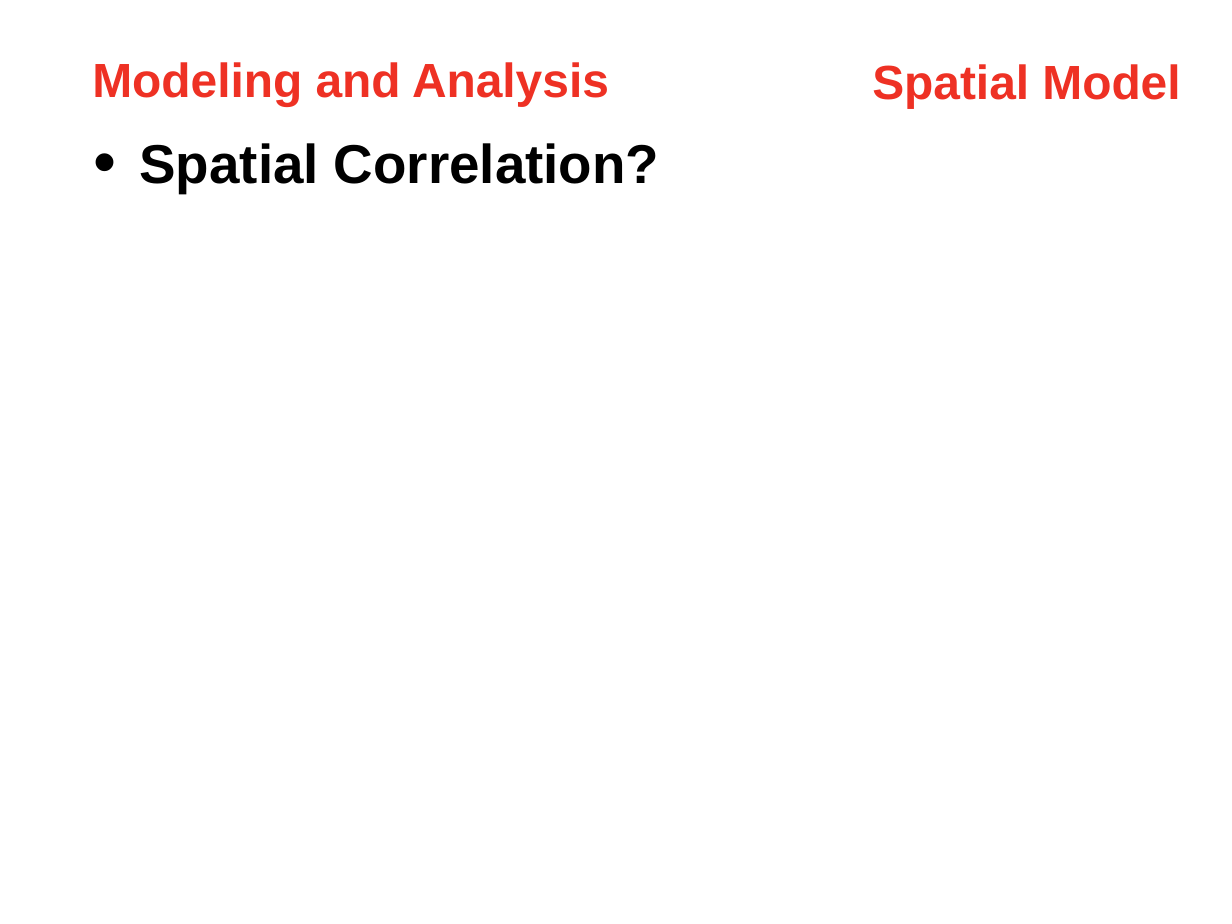
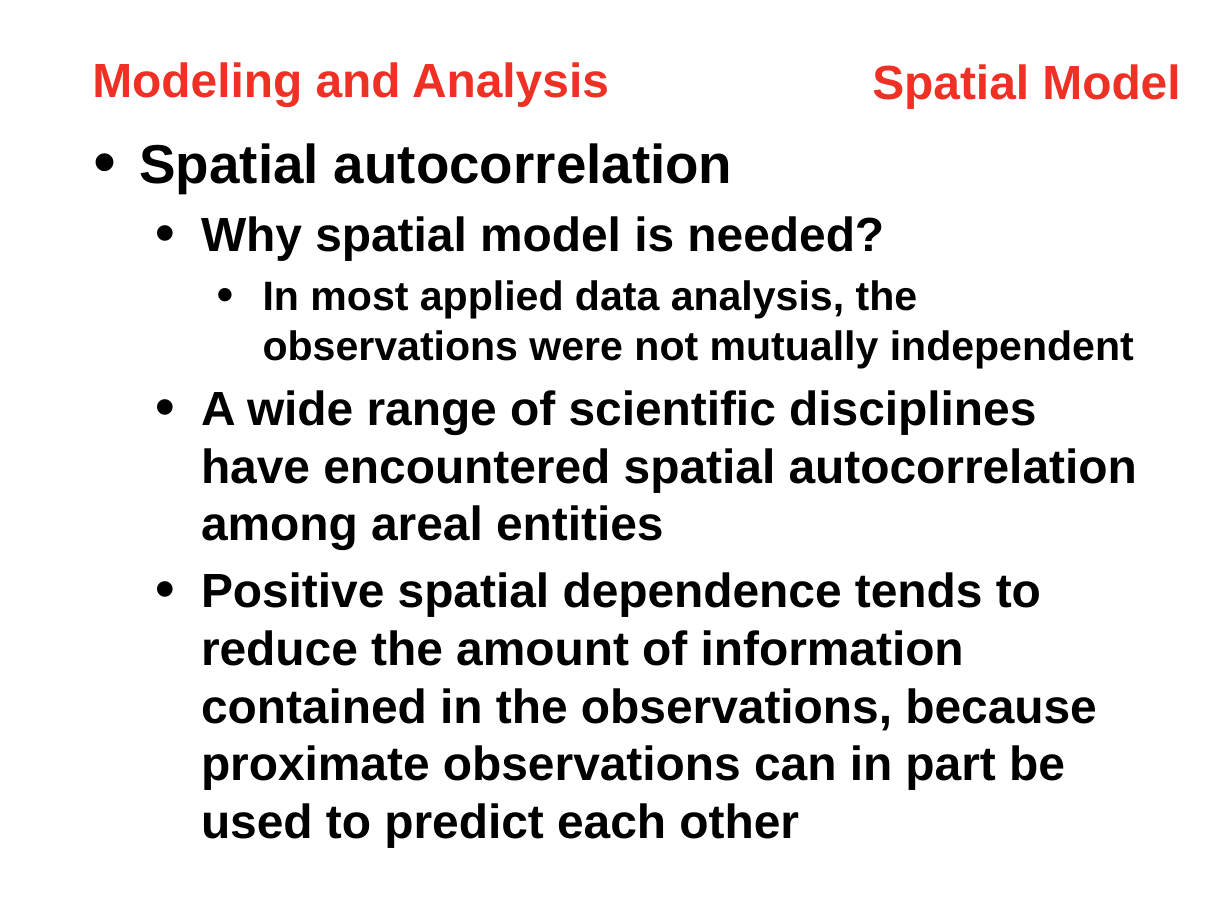
Before and after one commit to linghend/PPR, a slide deck: slide 61 of RentIndex/6_Presentation/RentIndex.pptx. Drawn at 1232x924 pixels with LibreOffice and Linux fonts; fonts in the diff are those of the drawing. Boxes give left, top, right and bottom in pixels: in the first picture for what was removed or moved away, otherwise in the second. Text is boxed around its words. In the diff, an @@ line names an element or a change of style, - is before the commit and + after.

```diff
--- a/RentIndex/6_Presentation/RentIndex.pptx
+++ b/RentIndex/6_Presentation/RentIndex.pptx
@@ text at [139,143,1137,847]: text changed; size 32 to 28 pt @@
-• Spatial Correlation?
+• Spatial autocorrelation
+  • Why spatial model is needed?
+    • In most applied data analysis, the observations were not mutually independent
+  • A wide range of scientific disciplines have encountered spatial autocorrelation among areal entities
+  • Positive spatial dependence tends to reduce the amount of information contained in the observations, because proximate observations can in part be used to predict each other
```
Also in this commit, not shown: 2 other slides changed, 3 slides added, 4 other files.
